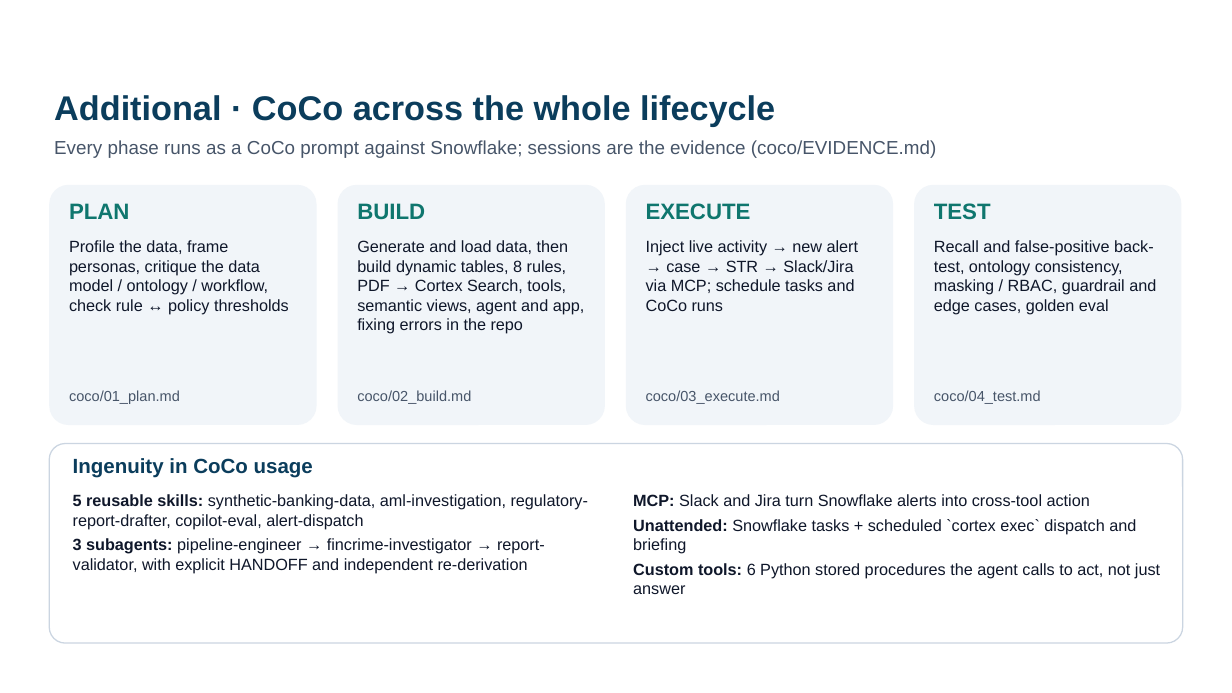
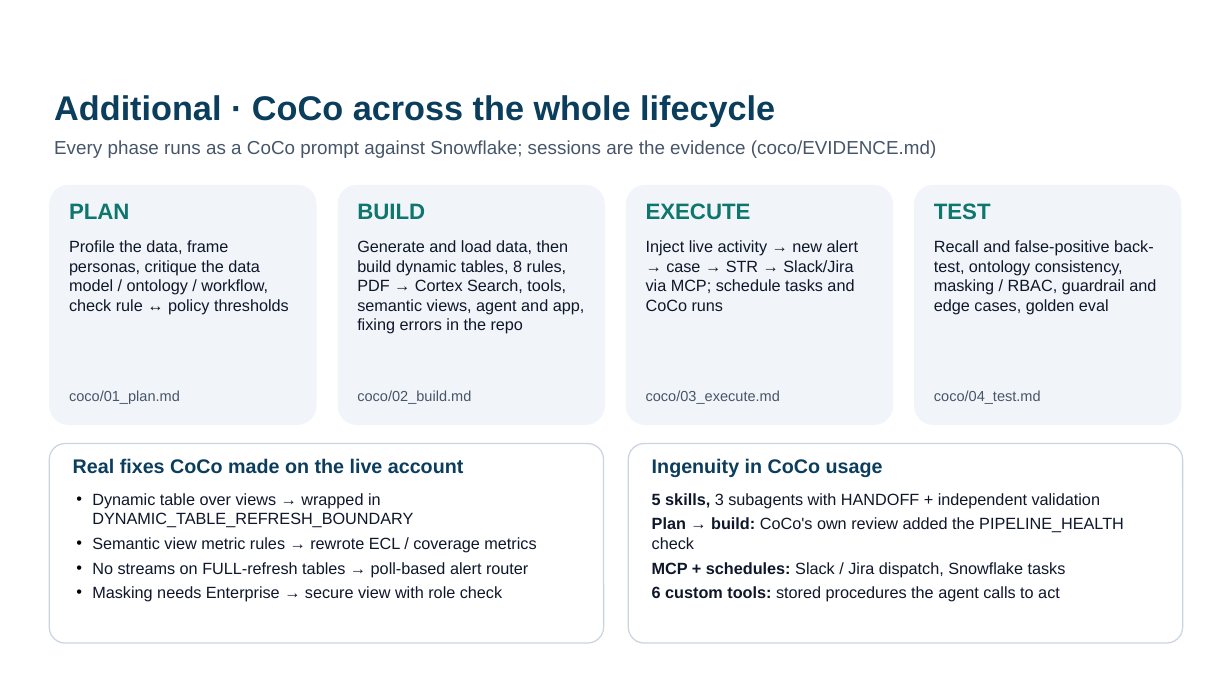
Before and after one commit to ipavanreddy/raqib-snowflake-copilot, a slide deck: slide 5 of docs/Raqib_submission_deck.pptx. Drawn at 1232x693 pixels with LibreOffice and Linux fonts; fonts in the diff are those of the drawing; background and template pictures are left out. Boxes give left, top, right and bottom in pixels: in the first picture for what was removed or moved away, otherwise in the second. Text is boxed around its words. In the diff, an @@ line names an element or a change of style, - is before the commit and + after.

```diff
--- a/docs/Raqib_submission_deck.pptx
+++ b/docs/Raqib_submission_deck.pptx
@@ rounded rectangle: place and size @@
-rounded rectangle at (49,444,1183,643)
+rounded rectangle at (49,444,604,643)
@@ rounded rectangle added at (628,444,1183,643), fill #FFFFFF, outline #CBD5E1 0.75 pt @@
@@ text added at (73,458,463,474), 11.5 pt, text #0B3D5C, bold @@
+Real fixes CoCo made on the live account
@@ text "Ingenuity in CoCo usage": place and size @@
-text "Ingenuity in CoCo usage" at (73,458,313,478)
+text "Ingenuity in CoCo usage" at (652,458,883,477)
@@ text "Ingenuity in CoCo usage" at (652,458,883,477): size 12 to 11.5 pt @@
@@ text at (92,493,536,602): text changed @@
-5 reusable skills: synthetic-banking-data, aml-investigation, regulatory-report-drafter, copilot-eval, alert-dispatch
-3 subagents: pipeline-engineer → fincrime-investigator → report-validator, with explicit HANDOFF and independent re-derivation
+• Dynamic table over views → wrapped in DYNAMIC_TABLE_REFRESH_BOUNDARY
+• Semantic view metric rules → rewrote ECL / coverage metrics
+• No streams on FULL-refresh tables → poll-based alert router
+• Masking needs Enterprise → secure view with role check
@@ text at (652,493,1101,602): text changed @@
-MCP: Slack and Jira turn Snowflake alerts into cross-tool action
-Unattended: Snowflake tasks + scheduled `cortex exec` dispatch and briefing
-Custom tools: 6 Python stored procedures the agent calls to act, not just answer
+5 skills, 3 subagents with HANDOFF + independent validation
+Plan → build: CoCo's own review added the PIPELINE_HEALTH check
+MCP + schedules: Slack / Jira dispatch, Snowflake tasks
+6 custom tools: stored procedures the agent calls to act
```
Also in this commit, not shown: 2 other slides changed, 1 slide added, 1 slide removed, 9 other files.
